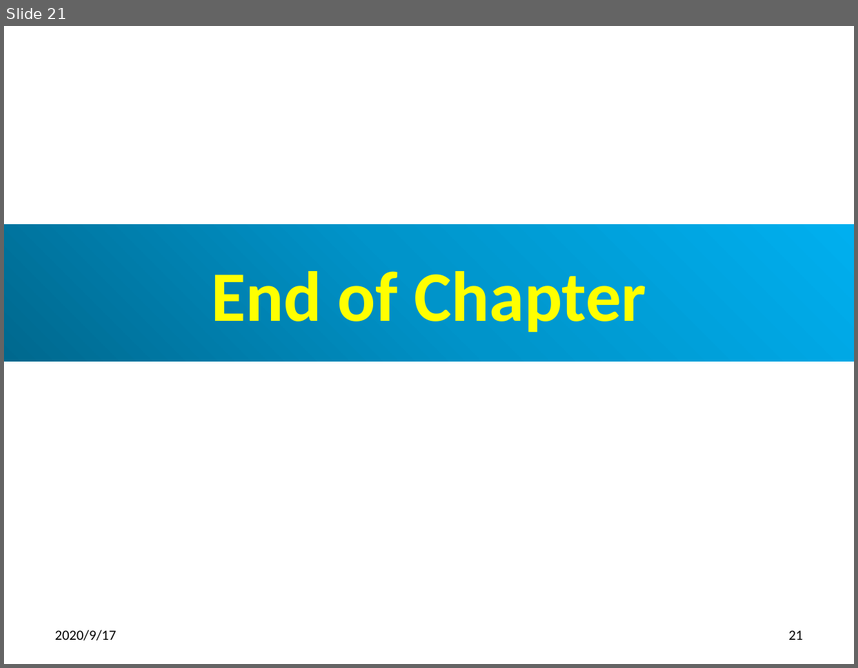
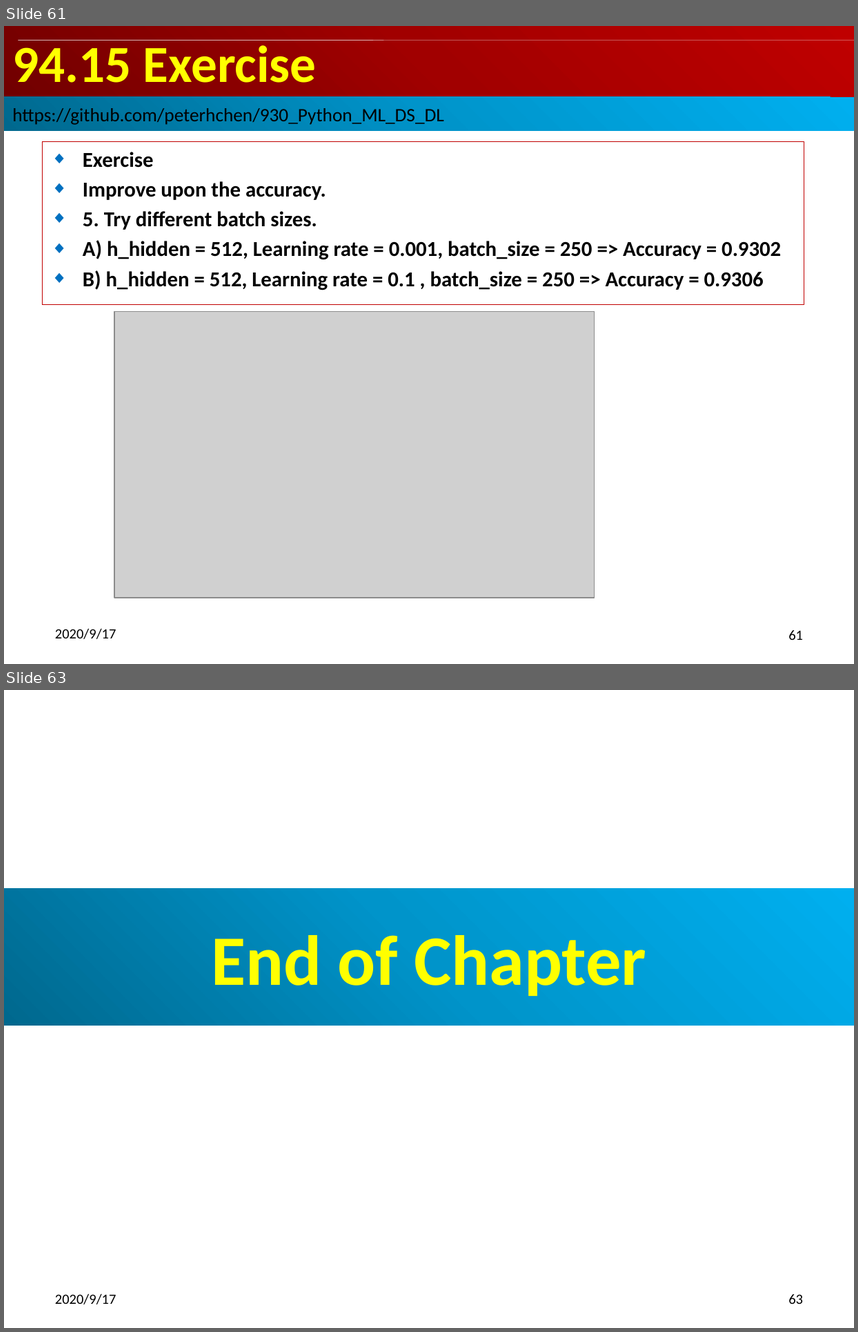
Before and after one commit to peterhchen/900_Python_ML_DS_DL, a slide deck: 094_RunTensorlfow2.0Part01Examples.pptx. Shown one above the other, each under a label of ours: slide 21 before the commit, slides 61 and 63 after it; the slides between them are not shown. The pictures are 858x668 and 858x1332 pixels, drawn with LibreOffice and Linux fonts; fonts in the diff are those of the drawing; grey boxes stand for pictures. Boxes give left, top, right and bottom in pixels: in the first picture for what was removed or moved away, otherwise in the second. Text is boxed around its words. In the diff, an @@ line names an element or a change of style, - is before the commit and + after.

```diff
--- a/094_RunTensorlfow2.0Part01Examples.pptx
+++ b/094_RunTensorlfow2.0Part01Examples.pptx
@@ slide 61 added at box(4, 26, 854, 664), background #FFFFFF @@
@@ title added at box(4, 26, 854, 97), fill gradient #720000 to #A20000 to #C00000, 44 pt, text #FFFF00, bold @@
+94.15 Exercise
@@ rectangle added at box(18, 40, 384, 40), fill #F9F9F9 @@
@@ rectangle added at box(18, 40, 854, 40), fill #F9F9F9 @@
@@ rectangle added at box(18, 40, 374, 40), fill #F9F9F9 @@
@@ rectangle added at box(4, 97, 854, 131), fill gradient #00688E to #0094CA to #00B0F0, 16 pt, text #000000 @@
+https://github.com/peterhchen/930_Python_ML_DS_DL
@@ subtitle added at box(42, 142, 804, 304), outline #C00000 0.75 pt, 18 pt, text #000000, bold @@
+◆ Exercise
+◆ Improve upon the accuracy.
+◆ 5. Try different batch sizes.
+◆ A) h_hidden = 512, Learning rate = 0.001, batch_size = 250 => Accuracy = 0.9302
+◆ B) h_hidden = 512, Learning rate = 0.1 , batch_size = 250 => Accuracy = 0.9306
@@ picture added at box(114, 312, 595, 598) @@
@@ text added at box(55, 628, 116, 639), 12 pt, text #000000 @@
+2020/9/17
@@ page number added at box(789, 630, 803, 639), 12 pt, text #000000 @@
+61
@@ what was slide 21 is now slide 63 @@
@@ page number at box(789, 1294, 803, 1303): text changed @@
-21
+63
```
Also in this commit, not shown: 2 slides changed, 41 other slides added.
